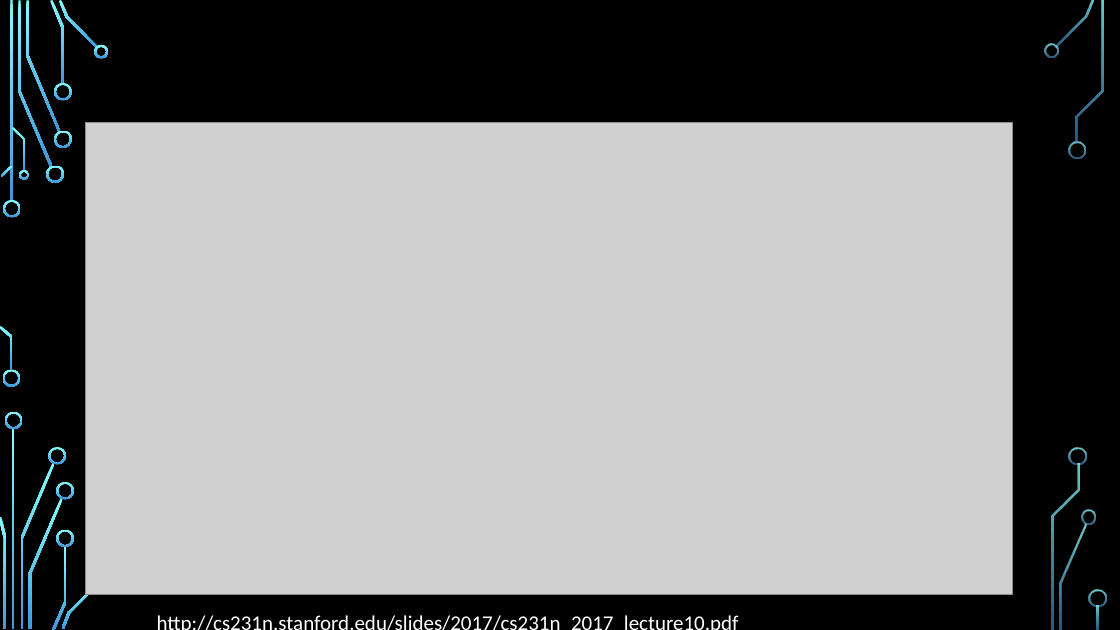
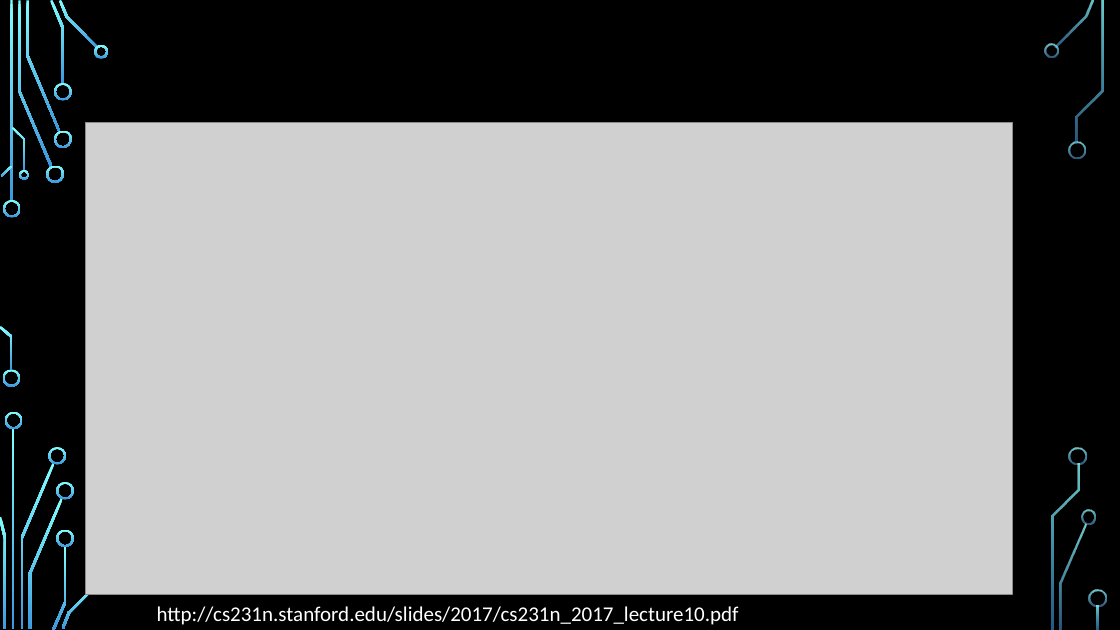
Before and after one commit to FIUBA-Posgrado-Inteligencia-Artificial/aprendizaje_profundo, a slide deck: slide 29 of clase_6/teoria/RNN.E2.pptx. Drawn at 1120x630 pixels with LibreOffice and Linux fonts; fonts in the diff are those of the drawing; grey boxes stand for pictures; background and template pictures are left out. Boxes give left, top, right and bottom in pixels: in the first picture for what was removed or moved away, otherwise in the second. Text is boxed around its words. In the diff, an @@ line names an element or a change of style, - is before the commit and + after.

```diff
--- a/clase_6/teoria/RNN.E2.pptx
+++ b/clase_6/teoria/RNN.E2.pptx
@@ text "http://cs231n.stanford.edu/slides/2017/cs231n_2017_lecture10 ..." rewrapped from (149,605,950,630) to (157,606,739,625) @@
```
Also in this commit, not shown: 11 other slides changed, 16 other files.
